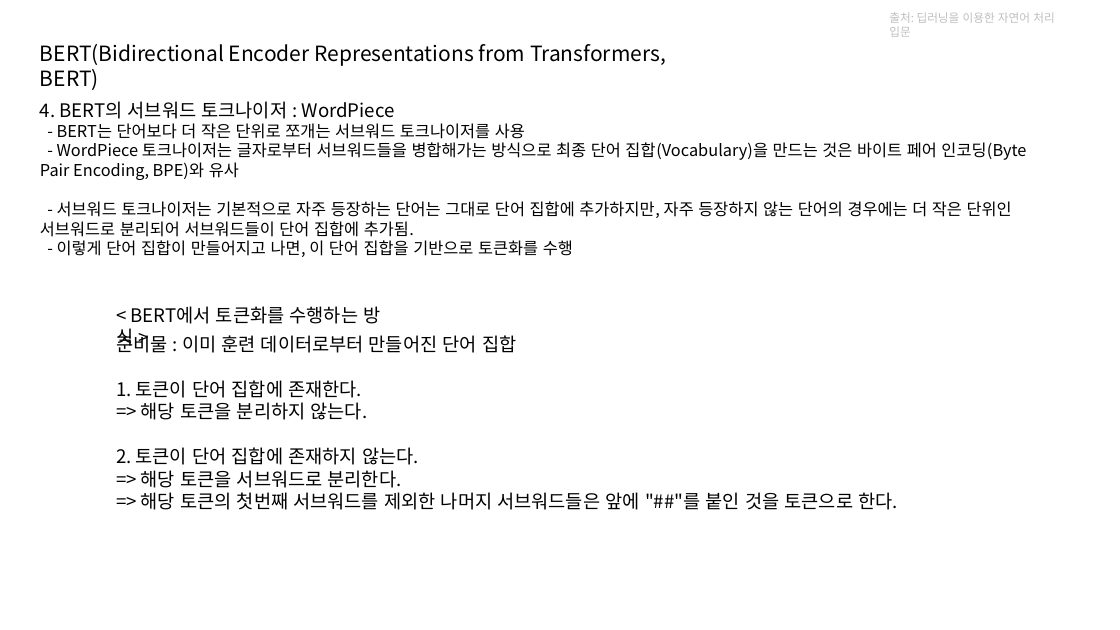
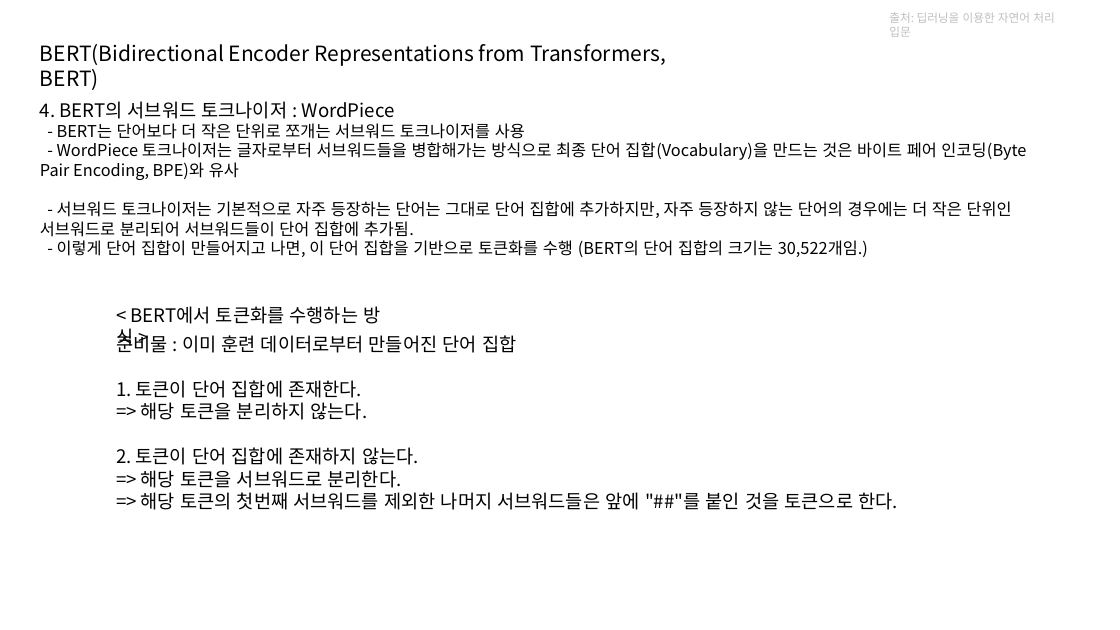
Before and after one commit to kjh8331267/NLP_Study, a slide deck: slide 10 of slide/BERT.pptx. Drawn at 1120x630 pixels with LibreOffice and Linux fonts; fonts in the diff are those of the drawing. Boxes give left, top, right and bottom in pixels: in the first picture for what was removed or moved away, otherwise in the second. Text is boxed around its words. In the diff, an @@ line names an element or a change of style, - is before the commit and + after.

Commit message:
240326

```diff
--- a/slide/BERT.pptx
+++ b/slide/BERT.pptx
@@ text at <box>57,240,868,257</box>: text changed @@
-- 이렇게 단어 집합이 만들어지고 나면, 이 단어 집합을 기반으로 토큰화를 수행
+- 이렇게 단어 집합이 만들어지고 나면, 이 단어 집합을 기반으로 토큰화를 수행 (BERT의 단어 집합의 크기는 30,522개임.)
```
Also in this commit, not shown: 3 slides added.
